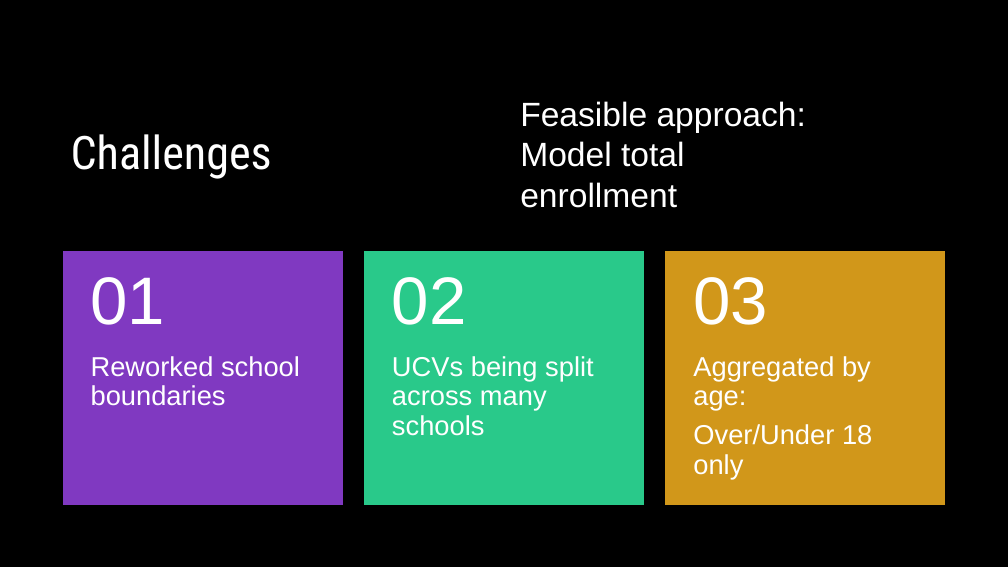
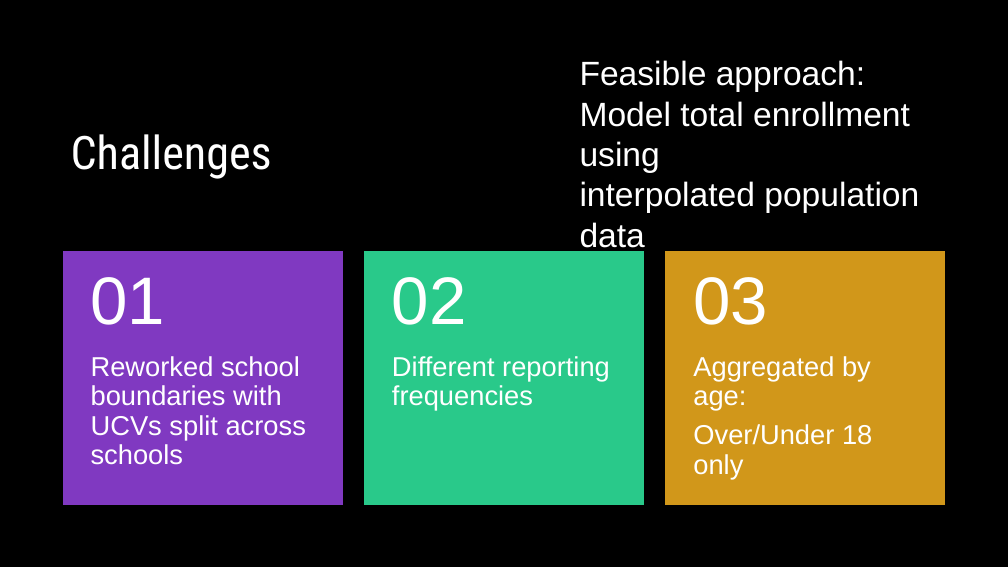
Before and after one commit to lauraminter/seattle-kids, a slide deck: slide 9 of assets/Seattle-kids-slides.pptx. Drawn at 1008x567 pixels with LibreOffice and Linux fonts; fonts in the diff are those of the drawing. Boxes give left, top, right and bottom in pixels: in the first picture for what was removed or moved away, otherwise in the second. Text is boxed around its words. In the diff, an @@ line names an element or a change of style, - is before the commit and + after.

```diff
--- a/assets/Seattle-kids-slides.pptx
+++ b/assets/Seattle-kids-slides.pptx
@@ text "Feasible approach:": place and size @@
-text "Feasible approach:" at <box>520,101,806,208</box>
+text "Feasible approach:" at <box>580,60,919,254</box>
@@ text at <box>580,101,919,254</box>: text changed @@
-Model total enrollment
+Model total enrollment using
+interpolated population data
@@ text at <box>91,356,306,465</box>: text changed @@
-Reworked school boundaries
+Reworked school boundaries with UCVs split across schools
@@ text at <box>392,356,610,410</box>: text changed @@
-UCVs being split across many schools
+Different reporting frequencies
```
Also in this commit, not shown: 5 other slides changed, 1 slide added, 1 slide removed, 1 other file.
